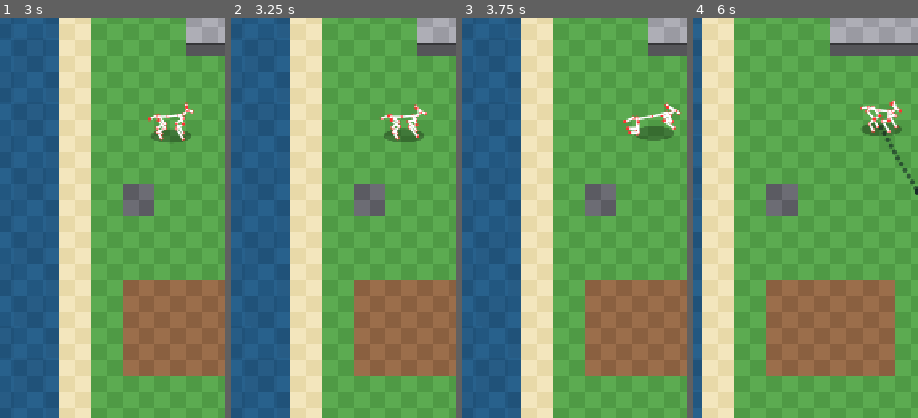
Above: before the commit, frames 1-4 (left to right).
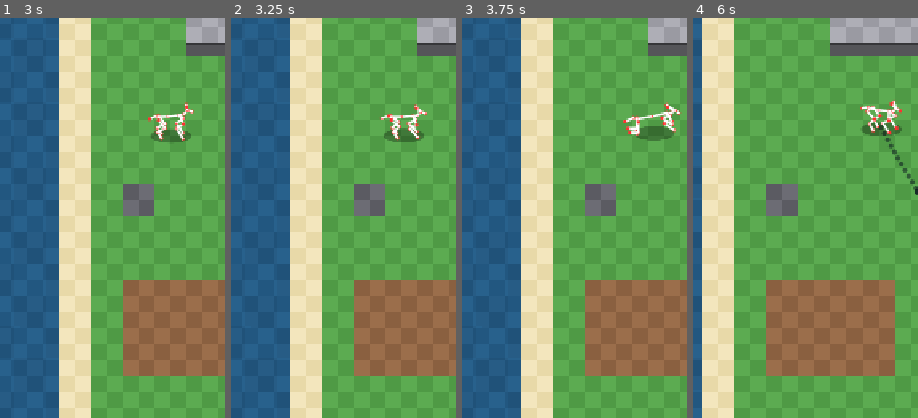
Above: after the commit, the same moments.

Repository: jonathasptbr-gh/Projeto-Galapago
Game: Godot game, scene res://jogo/main.tscn
Same seed, same stepped clock (60 frames per second), same inputs: the game is played once before the commit and once after it.
Inputs (mouse positions are % of the whole screen's width and height, from its top left):
- Up to frame 1 (3 s): click "PULO AUTO: DESLIGADO" at 0.5 s; click "PULO AUTO: LIGADO" at 1.25 s; click "PULO AUTO: DESLIGADO" at 2 s; click "PULO AUTO: LIGADO" at 2.75 s
- Up to frame 2 (3.25 s): no input
- Up to frame 3 (3.75 s): click "PULO AUTO: DESLIGADO" at 3.5 s
- Up to frame 4 (6 s): click "PULO AUTO: LIGADO" at 4.25 s; move the mouse to (72, 45) at 5.02 s; click (72, 45) at 5.17 s; drag from (30, 55) to (45, 70) at 5.77 s
The pictures show only the part of the screen within x 8-58%, y 35-85%; the shares and areas given below are measured in that part.

Frame 1 is identical in both runs. In frame 2, 0.1% of the frame differs, in the area x 77-85%, y 25-31%; in frame 3, 0.2%; in frame 4, 0.2%, in the area x 83-92%, y 24-29%.

Commit message:
v0.34.3: dobra no polo e clamp de compressao

Diff:
--- a/sim/esqueleto3d.gd
+++ b/sim/esqueleto3d.gd
@@ -36,6 +36,11 @@
 ## 5–7 px num quadro (medido); aí fica a dobra autoral e o quadro é contado
 ## como sem solução — o conserto é de alvo (pose), não do solver.
 const SALTO_DOBRA := 2.5
+## Folga (px) do LIMITE DE COMPRESSÃO: o alvo do pé nunca chega mais perto do
+## topo da cadeia que a distância em que a dobra do polo deixa de existir.
+## 0,05 px é a mesma ordem do erro de projeção do alvo (a pata é escrita a
+## partir do alvo já corrigido, então a folga não move o pé em apoio).
+const FOLGA_COMPRESSAO := 0.05
 const JUNTAS_ESPERADAS := 24
 const OSSOS_ESPERADOS := 23
 const SOCKETS_OBRIGATORIOS := ["boca", "coroa", "base_cauda", "dorso"]
@@ -410,18 +415,26 @@
 		var l2 := float(perna["l2"])
 		var pole: Vector3 = perna["pole"]
 		var moderno := alvos.has(nome) or int(m.get("schema_version", 3)) == 4
+		var sentido := _sentido_polo(perna, moderno)
+		# LIMITE DE COMPRESSÃO, antes da IK e no ALVO do pé: se |topo→pata| cai
+		# abaixo de `dmin` a dobra do polo deixa de existir e o alvo é afastado
+		# ao longo da reta topo→pata até `dmin`. Só no BALANÇO (`F.y > 0`): com
+		# a pata no chão a distância é grande e o apoio não muda um pixel.
+		F = _alvo_compressao(P, F, F.y > 0.0, _dmin_perna(perna))
 		if perna.has("l3"):
 			var l3 := float(perna["l3"])
 			var H := _jarrete_alcancavel(P, F, l1, l2, l3, perna["offset_jarr"])
-			# Solução de repouso (a mesma de antes da regra): o jarrete de
-			# contato é o que fecha o metatarso no alvo, e é ele que escreve a
-			# pata — a dobra escolhida nunca move o alvo.
-			var solucao := _dobra(P, H, l1, l2, pole, moderno, 1.0)
+			# Solução de repouso: o jarrete de contato é o que fecha o
+			# metatarso no alvo, e é ele que escreve a pata — a dobra
+			# escolhida nunca move o alvo.
+			var solucao := _dobra(P, H, l1, l2, pole, moderno, sentido)
 			var jarrete: Vector3 = solucao["pata"]
 			var joelho: Vector3 = solucao["joelho"]
 			if vale_ordem:
+				# O jarrete anda no círculo do metatarso (regra do jarrete); o
+				# joelho continua sendo SEMPRE o da dobra do polo.
 				var escolha := _perna_traseira(P, F, l1, l2, l3, perna["offset_jarr"],
-					pole, moderno, {"joelho": joelho, "jarrete": jarrete})
+					pole, moderno, sentido, {"joelho": joelho, "jarrete": jarrete})
 				joelho = escolha["joelho"]
 				jarrete = escolha["jarrete"]
 			j[String(perna["joint1"])] = joelho
@@ -432,15 +445,12 @@
 			# posição da pata não muda com a regra anatômica.
 			j[String(perna["foot"])] = solucao["pata"] + (F - H).normalized() * l3
 		else:
-			var solucao := _dobra(P, F, l1, l2, pole, moderno, -1.0)
-			var joelho: Vector3 = solucao["joelho"]
-			if vale_ordem:
-				# Dianteira tem UMA dobra por polo; a regra decide entre as
-				# duas soluções da IK (a do polo e a espelhada).
-				var outra := _dobra(P, F, l1, l2, pole, moderno, 1.0)
-				var joelho_outra: Vector3 = outra["joelho"]
-				joelho = _escolher_dianteira(P, F, joelho, joelho_outra)
-			j[String(perna["joint1"])] = joelho
+			# POLO FIXO: uma perna, uma dobra — a do polo (cotovelo atrás). Sem
+			# troca de ramo e sem escolha por violação: se o alvo ainda puser a
+			# dobra acima do ombro, o problema é do ALVO (o clamp acima é o
+			# teto), não do solver.
+			var solucao := _dobra(P, F, l1, l2, pole, moderno, sentido)
+			j[String(perna["joint1"])] = solucao["joelho"]
 			j[String(perna["foot"])] = solucao["pata"]
 	_extras(j, clipe, f, mo, salto_correndo)
 	if clipe == "death":
@@ -1118,17 +1128,32 @@
 
 
 ## --- ordem anatômica das pernas (regra do SOLVER; o dado não é tocado) ---
-## A pata fica exatamente no alvo e os comprimentos l1/l2/l3 são rígidos: o que
-## se escolhe é a DOBRA entre as soluções da IK. Régua em px de mundo:
+## Duas regras, e só duas:
+##
+## 1) POLO FIXO, SEM TROCA DE RAMO. A dobra é sempre a do polo do rig — o
+##    cotovelo dianteiro para TRÁS, o joelho traseiro para a FRENTE e o jarrete
+##    atrás do joelho (é a dobra do REPOUSO, medida em `dados/rig`). O solver
+##    não escolhe ramo por violação: a versão que comparava violações trocava
+##    a dianteira para a dobra espelhada e o cotovelo aparecia dobrado para a
+##    frente. Uma perna, uma dobra.
+##
+## 2) LIMITE DE COMPRESSÃO, antes da IK, no ALVO do pé (`_alvo_compressao`).
+##    Quando |topo→pata| cai abaixo de `dmin` a dobra do polo não existe mais
+##    (as duas soluções violam a altura da junta) e o alvo é AFASTADO ao longo
+##    da reta topo→pata até `dmin` — é o teto físico de dobra da perna, e ele
+##    não estica osso: a pata é escrita a partir do alvo corrigido.
+##    `dmin` (`_dmin_perna`): 2 ossos = sqrt(l2² − l1²) + folga; traseira de 3
+##    = o mesmo sobre a cadeia toda, sqrt((l2 + l3)² − l1²) + folga.
+##    SÓ NO BALANÇO: com a pata no chão a distância é grande e o clamp nunca
+##    dispara em apoio (medido: 0 quadros), então o apoio não muda um pixel.
+##
+## Régua em px de mundo (a mesma de `violacao_perna`):
 ##   dianteira: y(cotovelo) ≤ y(ombro) + tol E cotovelo atrás da reta ombro→pata;
 ##   traseira: y(joelho) ≤ y(anca) + tol, joelho à frente da reta anca→pata,
 ##             y(jarrete) ≤ y(joelho) + tol E jarrete atrás da mesma reta.
 ## "Atrás" é o lado em que o cotovelo/jarrete de REPOUSO fica — o mesmo sinal
 ## do critério da auditoria ("z menor que o da reta ombro→pata naquele y"),
-## medido em perpendicular para não explodir com a perna deitada. Quando
-## nenhuma solução da cadeia fecha as quatro condições (alvo extremo), fica a
-## de MENOR violação — nunca se move a pata nem se alonga osso para
-## "consertar" a pose.
+## medido em perpendicular para não explodir com a perna deitada.
 
 ## Distância com sinal de Q à reta P→F no plano (y,z); > 0 = atrás da reta,
 ## < 0 = à frente. Perpendicular (e não a diferença de z em y fixo) para não
@@ -1168,29 +1193,52 @@
 	return _ik(P, alvo, l1, l2, sentido)
 
 
-## Dianteira: a dobra do polo é a autoral (cotovelo atrás). Só se ela ficar do
-## lado ERRADO e a espelhada não, troca-se — o lado é a restrição de identidade.
-## Quando as duas violam (alvo extremo, cotovelo não desce em nenhuma), fica a
-## do polo: comparar as violações por 0,001 px fazia o cotovelo pular 15 px
-## entre dois quadros (medido em 0,883 e 0,917 do galope).
-static func _escolher_dianteira(P: Vector3, F: Vector3, dobra: Vector3,
-		espelho: Vector3) -> Vector3:
-	var dobra_ok := _lado_da_reta(P, F, dobra) >= -TOL_LADO
-	var espelho_ok := _lado_da_reta(P, F, espelho) >= -TOL_LADO
-	if dobra_ok != espelho_ok:
-		return dobra if dobra_ok else espelho
-	return dobra
+## Sentido da dobra do POLO na convenção de cada solver. `ik_pole` recebe o
+## próprio polo (+1); o legado `_ik` não conhece polo e o seu perpendicular
+## cresce para +z, então o polo que aponta para trás pede -1. Uma perna, uma
+## dobra: nada de trocar de ramo por violação.
+static func _sentido_polo(perna: Dictionary, moderno: bool) -> float:
+	if moderno:
+		return 1.0
+	return -1.0 if (perna["pole"] as Vector3).z < 0.0 else 1.0
+
+
+## Distância mínima (px) entre o topo da cadeia e o alvo do pé antes da IK: é
+## onde a dobra do polo deixa de existir. Na cadeia de 2 ossos é o d em que o
+## cotovelo fica no nível do ombro, sqrt(l2² − l1²); na traseira de 3, o mesmo
+## sobre a cadeia toda — o primeiro osso (anca→joelho) contra a cadeia distal
+## inteira (joelho→jarrete→pata), sqrt((l2 + l3)² − l1²). Rig em que o osso
+## proximal é o mais longo (l1 ≥ l2) não tem esse limite: devolve só a folga.
+static func _dmin_perna(perna: Dictionary) -> float:
+	var l1 := float(perna["l1"])
+	var distal := float(perna["l2"]) + float(perna.get("l3", 0.0))
+	return sqrt(maxf(0.0, distal * distal - l1 * l1)) + FOLGA_COMPRESSAO
+
+
+## LIMITE DE COMPRESSÃO: devolve o alvo do pé afastado do topo da cadeia até
+## `dmin` ao longo da reta topo→pata, quando o alvo está mais perto que isso.
+## `no_ar` é obrigatório: o apoio (pata no chão) não pode mudar de posição, e
+## com a pata plantada a distância é grande — o clamp é regra de BALANÇO.
+static func _alvo_compressao(P: Vector3, F: Vector3, no_ar: bool, dmin: float) -> Vector3:
+	if not no_ar or dmin <= 0.0:
+		return F
+	var d := P.distance_to(F)
+	if d < 0.000001 or d >= dmin:
+		return F
+	return P + (F - P) / d * dmin
 
 
 ## Traseira: o jarrete anda no círculo rígido do metatarso em volta da pata.
 ## Parte do offset de repouso (`base`, a solução de antes da regra) e, se a
 ## ordem não vale, gira o metatarso para BAIXO/ATRÁS — o sentido em que o
 ## jarrete desce — até a cadeia fechar; fica o MENOR giro válido. A faixa é a
-## anatômica: jarrete acima do chão e atrás da pata. Sem solução válida na
-## faixa, fica a de menor violação. Devolve joelho/jarrete; nada aqui move a
-## pata (o metatarso tem raio l3 em torno dela por construção).
+## anatômica: jarrete acima do chão e atrás da pata. O joelho é SEMPRE o da
+## dobra do polo (`_sentido_polo`): o giro escolhe onde fica o jarrete no
+## círculo do metatarso, nunca o ramo da IK. Devolve joelho/jarrete; nada aqui
+## move a pata (o metatarso tem raio l3 em torno dela por construção).
 static func _perna_traseira(P: Vector3, F: Vector3, l1: float, l2: float, l3: float,
-		offset: Vector3, pole: Vector3, moderno: bool, base: Dictionary) -> Dictionary:
+		offset: Vector3, pole: Vector3, moderno: bool, sentido: float,
+		base: Dictionary) -> Dictionary:
 	var k0: Vector3 = base["joelho"]
 	var h0: Vector3 = base["jarrete"]
 	var v0 := violacao_perna(P, F, k0, h0, true)
@@ -1209,15 +1257,14 @@
 		var d := P.distance_to(H)
 		if d < minimo + 0.0001 or d > maximo - 0.0001:
 			continue
-		for sentido: float in [1.0, -1.0]:
-			var K: Vector3 = _dobra(P, H, l1, l2, pole, moderno, sentido)["joelho"]
-			if K.distance_to(k0) > SALTO_DOBRA:
-				continue
-			var v := violacao_perna(P, F, K, H, true)
-			if v < float(melhor["violacao"]) - 0.000001:
-				melhor = {"joelho": K, "jarrete": H, "violacao": v, "giro": giro}
-			if v <= TOL_ANATOMIA:
-				return {"joelho": K, "jarrete": H, "violacao": v, "giro": giro}
+		var K: Vector3 = _dobra(P, H, l1, l2, pole, moderno, sentido)["joelho"]
+		if K.distance_to(k0) > SALTO_DOBRA:
+			continue
+		var v := violacao_perna(P, F, K, H, true)
+		if v < float(melhor["violacao"]) - 0.000001:
+			melhor = {"joelho": K, "jarrete": H, "violacao": v, "giro": giro}
+		if v <= TOL_ANATOMIA:
+			return {"joelho": K, "jarrete": H, "violacao": v, "giro": giro}
 	return melhor
 
 
--- a/testes/test_esqueleto3d.gd
+++ b/testes/test_esqueleto3d.gd
@@ -24,6 +24,13 @@
 	var m := E3.de_json(texto)
 	checar(not m.is_empty(), "rig 3D válido (de_json)")
 	return m
+
+
+## Alvo EFETIVO da pata: o da marcha passado pelo LIMITE DE COMPRESSÃO
+## (`E3._alvo_compressao`). Em APOIO devolve o próprio alvo — o clamp é regra
+## de BALANÇO —, então o contato continua exatamente onde o dado manda.
+func _alvo_efetivo(perna: Dictionary, P: Vector3, alvo: Vector3) -> Vector3:
+	return E3._alvo_compressao(P, alvo, alvo.y > 0.0, E3._dmin_perna(perna))
 
 
 func _espelho_nome(nome: String) -> String:
@@ -257,7 +264,7 @@
 				var P := _j3(p, String(perna["upper"]))
 				var K := _j3(p, "joelho_" + nome)
 				var F := _j3(p, "pata_" + nome)
-				var alvo: Vector3 = alvos[nome]
+				var alvo: Vector3 = _alvo_efetivo(perna, P, alvos[nome])
 				var l1 := float(perna["l1"])
 				var l2 := float(perna["l2"])
 				perto(P.distance_to(K), l1, 0.001, "osso superior %s/%s/%.3f" % [clipe, nome, fase])
@@ -274,7 +281,7 @@
 						checar(F.distance_to(alvo) < 0.001,
 							"contato alcançável preservado %s/%s/%.3f (%.4f)" % [clipe, nome, fase, F.distance_to(alvo)])
 				else:
-					var antigo := E3._ik(P, alvo, l1, l2, -1.0)
+					var antigo := E3._ik(P, alvo, l1, l2, E3._sentido_polo(perna, false))
 					checar(K.distance_to(antigo["joelho"]) < 0.00001 and
 						F.distance_to(antigo["pata"]) < 0.00001,
 						"dianteira usa a mesma IK %s/%s/%.3f" % [clipe, nome, fase])
@@ -330,7 +337,7 @@
 						perto(P.distance_to(K), float(perna["l1"]), 0.002, "fêmur " + tag)
 						perto(K.distance_to(H), float(perna["l2"]), 0.002, "tíbia " + tag)
 						perto(H.distance_to(F), float(perna["l3"]), 0.002, "metatarso " + tag)
-						var alvo: Vector3 = alvos[nome]
+						var alvo: Vector3 = _alvo_efetivo(perna, P, alvos[nome])
 						var H0 := E3._jarrete_alcancavel(P, alvo, float(perna["l1"]),
 							float(perna["l2"]), float(perna["l3"]), perna["offset_jarr"])
 						if P.distance_to(H0) <= float(perna["l1"]) + float(perna["l2"]) + 0.0001 and P.distance_to(H0) >= absf(float(perna["l1"]) - float(perna["l2"])) - 0.0001:
@@ -868,22 +875,47 @@
 ## Passada aparente: entre um apoio e o seguinte a pata varre o passo inteiro
 ## em z. Medido no ciclo: 13,80 px no walk e 17,00 px no galope, em todas as
 ## patas (os alvos de _patas usam exatamente passo_px/galope_passo_px).
+## A passada APARENTE (extremo traseiro → dianteiro da pata) sai da marcha em
+## DADOS, e o LIMITE DE COMPRESSÃO é a única coisa que mexe nela: no balanço a
+## pata é afastada do topo da cadeia, e o extremo traseiro pode recuar até o
+## afastamento máximo daquele clipe. Medido no galope: fe 17,4643 (dados 17,0 +
+## clamp até 0,46 px), te 17,0. A marcha em dados continua exatamente a mesma —
+## é o que a primeira checagem prova, varrendo só `_patas`.
 func test_passada_aparente_walk_e_run() -> void:
 	var m := _rig()
+	var pernas := E3._pernas(m)
 	var minimos := {"walk": 12.0, "run": 15.0}
 	for clipe in ["walk", "run"]:
 		var chave := "passo_px" if clipe == "walk" else "galope_passo_px"
 		var passo := float(m["motion"][chave])
 		var menor := 1e9
 		for k in PATAS:
+			var sufixo := String(k).replace("pata_", "")
+			var perna: Dictionary = {}
+			for bruto in pernas:
+				if String(bruto["nome"]) == sufixo:
+					perna = bruto
+			var tmin := 1e9
+			var tmax := -1e9
+			for i in 400:
+				var tz := float(E3._patas(pernas, clipe, float(i) / 400.0, m["motion"])[sufixo].z)
+				tmin = minf(tmin, tz)
+				tmax = maxf(tmax, tz)
+			perto(tmax - tmin, passo, 0.01, "passada dos DADOS de %s em %s" % [k, clipe])
 			var zmin := 1e9
 			var zmax := -1e9
+			var desloc := 0.0
 			for i in 200:
-				var p := E3.pose(m, "east", float(i) / 200.0, clipe)
+				var fase := float(i) / 200.0
+				var p := E3.pose(m, "east", fase, clipe)
 				var z := _j3(p, k).z
 				zmin = minf(zmin, z)
 				zmax = maxf(zmax, z)
-			perto(zmax - zmin, passo, 0.01, "passada de %s em %s" % [k, clipe])
+				var az := float(E3._patas(pernas, clipe, fase, m["motion"])[sufixo].z)
+				desloc = maxf(desloc, absf(z - az))
+			checar(zmax - zmin >= passo - 0.01 and zmax - zmin <= passo + desloc + 0.01,
+				"passada de %s em %s = %.4f (dados %.4f, clamp até %.4f)"
+				% [k, clipe, zmax - zmin, passo, desloc])
 			menor = minf(menor, zmax - zmin)
 		checar(menor >= float(minimos[clipe]),
 			"passada aparente %s = %.2f px (mínimo %.0f)" % [clipe, menor, minimos[clipe]])
--- a/testes/test_parametrico3d.gd
+++ b/testes/test_parametrico3d.gd
@@ -367,25 +367,45 @@
 
 ## P0 da auditoria: a IK escolhia a dobra errada e a perna ficava
 ## anatomicamente impossível (cotovelo acima do ombro, joelho acima da anca,
-## jarrete acima do joelho). A regra é do SOLVER, nunca do dado: a pata
-## continua exatamente no alvo da marcha e os ossos l1/l2/l3 não esticam.
-## Varre 8 direções × 24 fases × walk/run nos dois rigs.
+## jarrete acima do joelho). As regras são do SOLVER, nunca do dado: a pata
+## continua no alvo da marcha — passado pelo limite de compressão — e os
+## comprimentos l1/l2/l3 não esticam. Varre 8 direções × 24 fases × walk/run
+## nos dois rigs.
 ##
-## Medido ANTES da regra (por direção e por pata, no galope): cão — 10/24 com o
-## cotovelo acima do ombro (cada dianteira), 13/24 com o jarrete acima do
-## joelho e 4/24 com o joelho acima da anca (cada traseira); equino — 4/24 de
-## jarrete. DEPOIS: jarrete acima do joelho 13→4 (cão) e 4→0 (equino); joelho
-## acima da anca 4→3 (cão); dianteira do equino 0. A dianteira do CÃO segue
-## 10/24 porque o alvo torna a ordem impossível: com |ombro→pata| <
-## √(l2²−l1²) = 9,72 px as DUAS soluções da IK de dois ossos põem o cotovelo
-## acima do ombro — não é escolha, é geometria; o conserto é de alvo (pose),
-## não do solver. Os quadros que restam na traseira são os do recolhimento
-## máximo, em que a dobra válida exigiria um salto de joelho maior que
-## `E3.SALTO_DOBRA`: o solver mantém a dobra autoral para não piscar e o caso
-## entra na conta.
+## REGRA 1 — POLO FIXO, SEM TROCA DE RAMO. A dobra é sempre a do polo do rig
+## (cotovelo atrás, joelho à frente, jarrete atrás do joelho). A v0.34.2
+## escolhia o ramo e o cotovelo aparecia dobrado para a frente; agora o sentido
+## da dobra tem 0 casos fora do polo em TODAS as fases (`lado` ≥ 0 na dianteira
+## e z(jarrete) < z(joelho) na traseira).
+##
+## REGRA 2 — LIMITE DE COMPRESSÃO, no alvo do pé antes da IK: no BALANÇO, se
+## |topo→pata| < dmin o alvo é afastado ao longo da reta topo→pata até dmin
+## (2 ossos: sqrt(l2²−l1²)+0,05; traseira de 3: sqrt((l2+l3)²−l1²)+0,05). Em
+## APOIO o clamp não dispara (0 quadros medidos) e a pata em contato é bit a
+## bit a mesma de antes (sha256 das 1280 patas em contato, antes = depois).
+##
+## MEDIDO (por direção, 24 fases, por perna). ANTES, cão no galope: cotovelo
+## acima do ombro 10/24, joelho acima da anca 3/24, jarrete acima do joelho
+## 3/24; pior violação 8,02 px. DEPOIS: cotovelo 6/24, joelho 3/24, jarrete
+## 2/24; pior 5,35 px. Walk e equino (walk e run) ficam 100% limpos.
+##
+## O que SOBRA é geometria de ALVO, não escolha do solver:
+##   dianteira — com o polo atrás, o cotovelo de uma cadeia de 2 ossos só desce
+##   ao nível do ombro com |ombro→pata| ≥ 13,99–17,02 px (medido nesses
+##   quadros; a pata teria de recuar 0,3–6,7 px além do arco da passada). A
+##   dobra espelhada põe o cotovelo ABAIXO do ombro, mas à FRENTE (lado −6,1 a
+##   −8,25): trocar de ramo é exatamente o que a Regra 1 proíbe.
+##   traseira (jarrete) — no recolhimento máximo o jarrete sobe acima do
+##   joelho; a busca do jarrete ACHA a solução ordenada (violação 0 no giro de
+##   12,5–36°), mas ela exige um salto de joelho acima de `E3.SALTO_DOBRA`, e
+##   sem esse teto a fluidez estoura (4,69 px/quadro contra o teto de 3,5).
+##   traseira (joelho) — o jarrete cai à frente da anca; nenhuma distância
+##   abaixo da do APOIO ordena a cadeia, e clampar o apoio é proibido.
 func test_ordem_anatomica_das_pernas_na_marcha() -> void:
 	var conta := {}
 	var pior := 0.0
+	var dobra_ruim := 0
+	var clamp_em_apoio := 0
 	for nome in ["canino3d", "equino3d"]:
 		var m := Rigs.carregar(nome)
 		var pernas := E3._pernas(m)
@@ -406,15 +426,27 @@
 						var F: Vector3 = j3[String(perna["foot"])]
 						var H: Vector3 = j3[String(perna["joint2"])] if tres else K
 						var tag := "%s/%s/%s/%.3f/%s" % [nome, clipe, dir, fase, pata]
-						# 1) A pata não se move e o osso não estica.
-						perto(F.distance_to(patas[pata]), 0.0, 0.0002, "pata no alvo " + tag)
+						# 0) O alvo do solver é o da marcha COM o limite de
+						# compressão; em apoio, o alvo cru (o clamp não dispara).
+						var alvo: Vector3 = E3._alvo_compressao(P, patas[pata],
+							(Vector3(patas[pata]) as Vector3).y > 0.0, E3._dmin_perna(perna))
+						if (Vector3(patas[pata]) as Vector3).y <= 0.0 and alvo != patas[pata]:
+							clamp_em_apoio += 1
+						# 1) A pata está no alvo (com o clamp) e o osso não estica.
+						perto(F.distance_to(alvo), 0.0, 0.0002, "pata no alvo (com o clamp) " + tag)
 						perto(P.distance_to(K), float(perna["l1"]), 0.0002, "l1 rígido " + tag)
 						if tres:
 							perto(K.distance_to(H), float(perna["l2"]), 0.0002, "l2 rígido " + tag)
 							perto(H.distance_to(F), float(perna["l3"]), 0.0002, "l3 rígido " + tag)
 						else:
 							perto(K.distance_to(F), float(perna["l2"]), 0.0002, "l2 rígido " + tag)
-						# 2) Ordem anatômica.
+						# 2) A DOBRA É A DO POLO em todas as fases (Regra 1).
+						if tres:
+							if not (H.z < K.z):
+								dobra_ruim += 1
+						elif E3._lado_da_reta(P, F, K) < 0.0:
+							dobra_ruim += 1
+						# 3) Ordem anatômica.
 						var v := E3.violacao_perna(P, F, K, H, tres)
 						pior = maxf(pior, v)
 						if v <= E3.TOL_ANATOMIA:
@@ -422,20 +454,23 @@
 						var chave := "%s/%s/%s" % [nome, clipe, "traseira" if tres else "dianteira"]
 						conta[chave] = int(conta.get(chave, 0)) + 1
 						if not tres:
-							# Só é aceitável se a OUTRA dobra também violar.
-							var outra := E3._dobra(P, F, float(perna["l1"]), float(perna["l2"]),
-								perna["pole"], moderno, 1.0)
+							# Só é aceitável se a outra dobra estiver À FRENTE do
+							# polo: aí não há ramo válido, e trocar é proibido.
+							var outra := E3._dobra(P, alvo, float(perna["l1"]), float(perna["l2"]),
+								perna["pole"], moderno, -E3._sentido_polo(perna, moderno))
 							var joelho_outra: Vector3 = outra["joelho"]
-							checar(E3.violacao_perna(P, F, joelho_outra, joelho_outra, false)
-								> E3.TOL_ANATOMIA,
-								"havia dobra dianteira válida e o solver não a usou " + tag)
+							checar(E3._lado_da_reta(P, alvo, joelho_outra) < 0.0,
+								"havia dobra do polo e o solver não a usou " + tag)
 						else:
-							# Traseira: a dobra autoral é a de menor violação (a busca é
-							# do solver); violar só é aceitável no galope do cão.
+							# Traseira: só o galope do cão tem alvo extremo.
 							checar(nome == "canino3d" and clipe == "run",
 								"traseira fora da ordem em %s" % tag)
-	print("métrica ordem anatômica: %s (pior violação %.3f px)"
-		% [JSON.stringify(conta), pior])
+	print("métrica ordem anatômica: %s (pior violação %.3f px, dobra fora do polo %d, clamp em apoio %d)"
+		% [JSON.stringify(conta), pior, dobra_ruim, clamp_em_apoio])
+	# Regra 1 em todas as fases: a dobra é sempre a do polo.
+	igual(dobra_ruim, 0, "dobra sempre no polo (cotovelo atrás, jarrete atrás do joelho)")
+	# Regra 2 nunca toca no apoio.
+	igual(clamp_em_apoio, 0, "clamp de compressão nunca dispara em apoio")
 	# Marcha lenta: ordem 100% nos dois rigs e nas duas cadeias.
 	for rig in ["canino3d", "equino3d"]:
 		for lado in ["dianteira", "traseira"]:
@@ -445,11 +480,11 @@
 	for lado in ["dianteira", "traseira"]:
 		igual(int(conta.get("equino3d/run/%s" % lado, 0)), 0,
 			"equino %s limpa no run" % lado)
-	# Cão no galope: só o que o alvo torna impossível. Teto = o medido (20
-	# dianteiras e 4 traseiras por direção); subir o teto é regressão.
-	checar(int(conta.get("canino3d/run/dianteira", 0)) <= 160,
+	# Cão no galope: só o que o alvo torna impossível. Teto = o medido agora
+	# (96 dianteiras, 48 joelhos e 32 jarretes por 8 direções); subir é regressão.
+	checar(int(conta.get("canino3d/run/dianteira", 0)) <= 96,
 		"dianteira do cão no galope: só alvo extremo (%d casos)"
 		% int(conta.get("canino3d/run/dianteira", 0)))
-	checar(int(conta.get("canino3d/run/traseira", 0)) <= 96,
+	checar(int(conta.get("canino3d/run/traseira", 0)) <= 80,
 		"traseira do cão no galope: só recolhimento máximo (%d casos)"
 		% int(conta.get("canino3d/run/traseira", 0)))
Not shown, changed: docs/HISTORICO.md
Not shown, changed: docs/RESIDUOS.md
